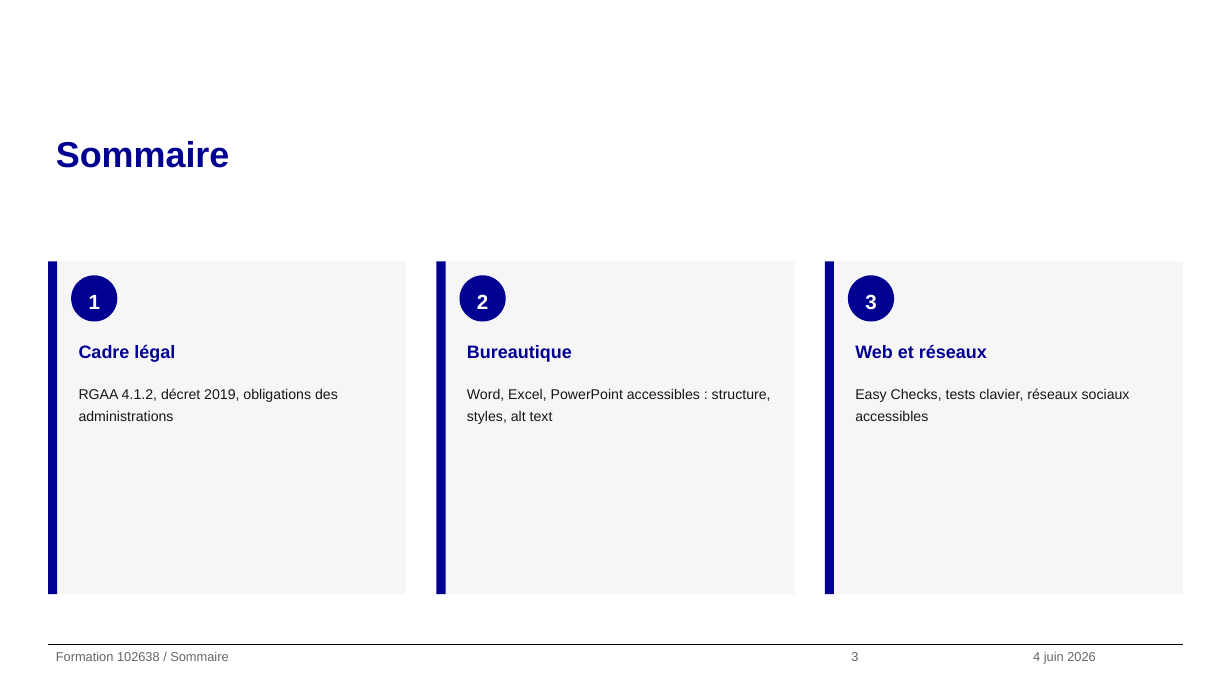
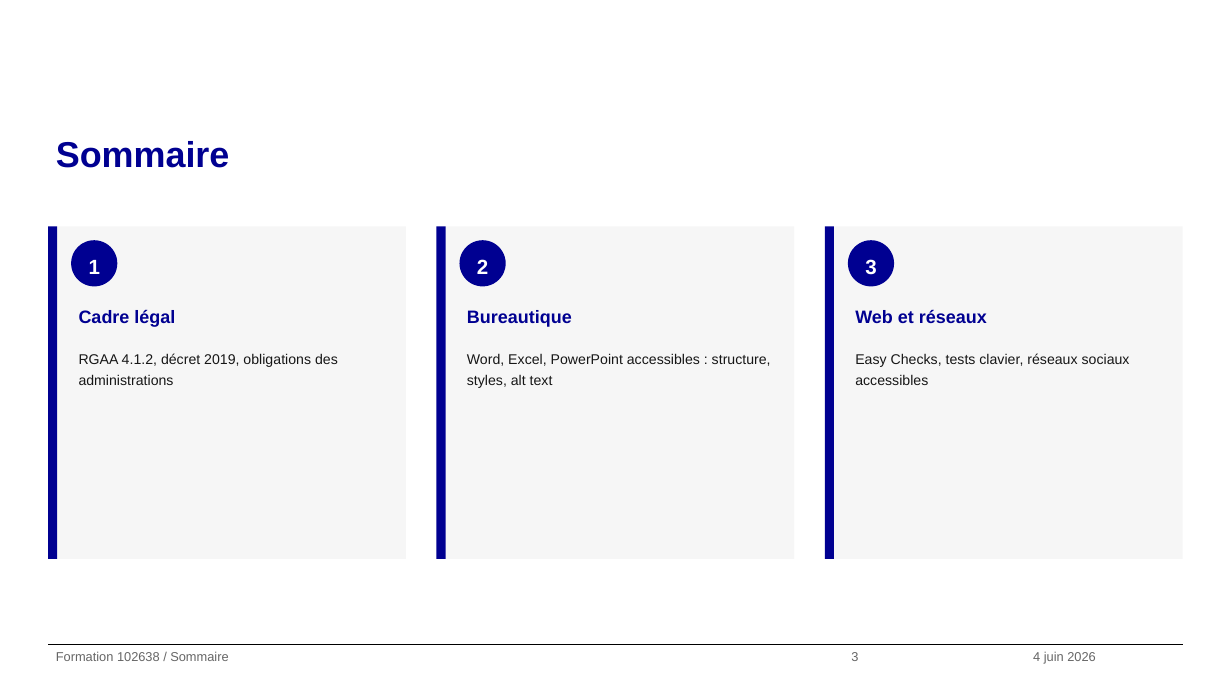
Before and after one commit to alexandra-guiderdoni/usine-fabrication-igpde-102846-ay11, a slide deck: slide 3 of demo-template-dsfr.pptx. Drawn at 1232x693 pixels with LibreOffice and Linux fonts; fonts in the diff are those of the drawing; background and template pictures are left out. Boxes give left, top, right and bottom in pixels: in the first picture for what was removed or moved away, otherwise in the second. Text is boxed around its words. In the diff, an @@ line names an element or a change of style, - is before the commit and + after.

```diff
--- a/demo-template-dsfr.pptx
+++ b/demo-template-dsfr.pptx
@@ 6 texts, 6 rectangles, 3 ellipses: place and size @@
-6 texts, 6 rectangles, 3 ellipses at [48, 262, 1183, 594]
+6 texts, 6 rectangles, 3 ellipses at [48, 226, 1183, 559]
```
Also in this commit, not shown: 1 other slide changed, 6 slides added, 3 other files.
